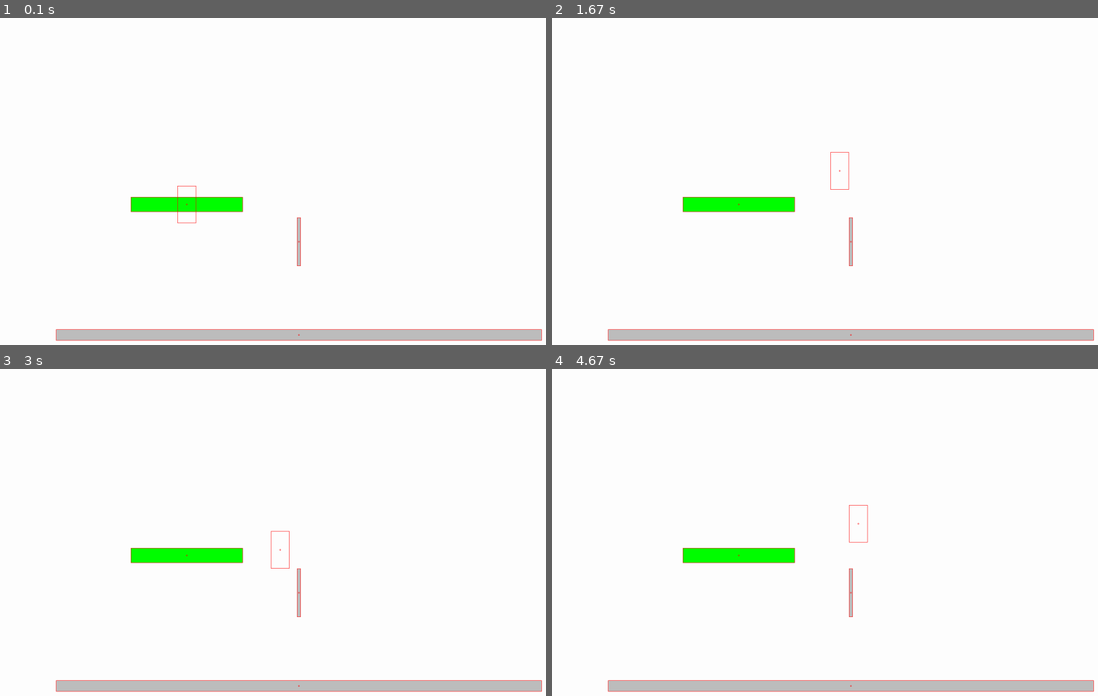
Above: before the commit, frames 1-4 (two rows, left to right).
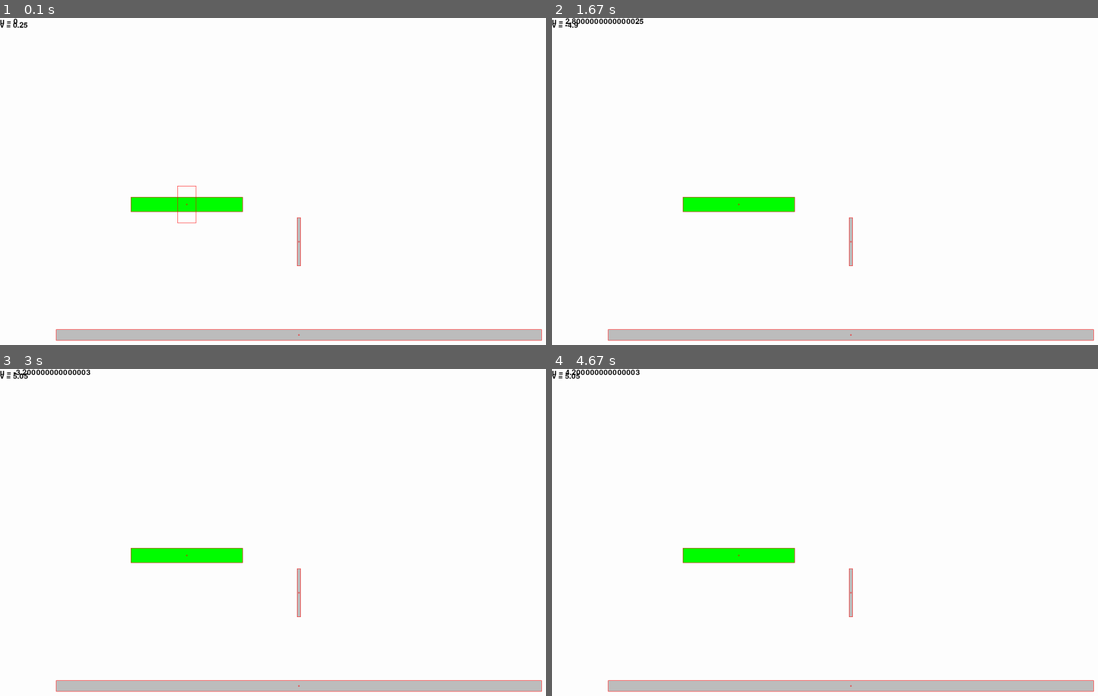
Above: after the commit, the same moments.

Repository: binnev/pygame_sandbox
Game: pygame game, started from fighting_game/__main__.py
The game is run twice, just before and just after one commit, with the same random seed, the same clock (stepped at 60 frames per second) and the same inputs.
Inputs:
- Up to frame 1 (0.1 s): no input
- Up to frame 2 (1.67 s): hold Space 0.33-0.8 s; hold D 0.33-0.8 s; hold D 0.83-1.3 s; tap Space at 0.9, 1.2, 1.4 s; hold W 1.33-1.63 s
- Up to frame 3 (3 s): hold D 1.67-2.13 s; tap Space at 1.73, 2.03, 2.23, 2.53, 2.8 s; hold A 2.17-2.7 s; hold S from 2.73 s (still down)
- Up to frame 4 (4.67 s): release S at 3.03 s; hold A 3.07-3.47 s; tap Space at 3.13, 3.43, 3.57, 3.97, 4.27, 4.63 s; hold W 3.5-3.87 s; hold D 3.9-4.53 s; hold S from 4.57 s (still down)

The runs differ from the first frame. In frame 1, less than 0.1% of the frame differs, in the area x 0-6%, y 0-4%; in frame 2, 0.3%; in frame 3, 0.3%, in the area x 0-54%, y 0-62%; in frame 4, 0.3%.

Commit message:
Got droppable platforms and jumping working

Diff:
--- a/fighting_game/inputs.py
+++ b/fighting_game/inputs.py
@@ -25,5 +25,5 @@
     A = pygame.K_j
     B = pygame.K_i
     X = pygame.K_o
-    Y = pygame.K_p
-    START = pygame.K_SPACE
+    Y = pygame.K_SPACE
+    START = pygame.K_p
--- a/fighting_game/objects.py
+++ b/fighting_game/objects.py
@@ -1,3 +1,4 @@
+from numpy.core._multiarray_umath import sign
 import pygame
 from pygame import Color, Surface
 from pygame.rect import Rect
@@ -102,10 +103,98 @@
 
     def __init__(self, x, y, input=FightingGameInput, facing_right=True):
         super().__init__(x, y, input, facing_right)
-        self.state = self.state_debug
+        self.state = self.state_fall
+        self.gravity = 0.05
+        self.jump_power = 20
+        self.air_resistance = 0.1
 
     def update(self):
         self.state()
+        self.update_physics()
+
+    def draw(self, surface: Surface, debug: bool = False):
+        super().draw(surface, debug)
+
+        def tprint(surface, x, y, textString):
+            font = pygame.font.Font(None, 30)
+            textBitmap = font.render(textString, True, Color("black"))
+            surface.blit(textBitmap, (x, y))
+
+        tprint(surface, 0, 0, f"u = {self.u}")
+        tprint(surface, 0, 10, f"v = {self.v}")
+
+    @property
+    def airborne(self):
+        return True
+
+    def update_physics(self):
+        if self.airborne:
+            self.v += self.gravity
+            magnitude = abs(self.u)
+            direction = sign(self.u)
+            speed = magnitude - self.air_resistance
+            speed = speed if speed > 0 else 0
+            self.u = speed * direction
+
+        # update horizontal position and handle platform collisions
+        self.x += self.u
+        platforms = pygame.sprite.spritecollide(self, self.level.platforms, dokill=False)
+        moving_right = self.u > 0
+        for plat in platforms:
+            if plat.droppable:
+                pass  # you can move horizontally through droppable platforms
+            else:
+                if moving_right:
+                    self.rect.right = min([self.rect.right, plat.rect.left])
+                else:
+                    self.rect.left = max([self.rect.left, plat.rect.right])
+                self.u = 0
+
+        # update vertical position and handle platform collisions
+        old_rect = Rect(self.rect)  # remember previous position
+        self.y += self.v
+        platforms = pygame.sprite.spritecollide(self, self.level.platforms, dokill=False)
+        moving_down = self.v > 0
+        for plat in platforms:
+            # droppable platforms
+            if plat.droppable:
+                if moving_down:
+                    # if character was already inside the platform, or player is holding down
+                    if (old_rect.bottom > plat.rect.top) or self.input.is_down(self.input.DOWN):
+                        pass
+                    # if character was above the platform and not holding down
+                    else:
+                        # don't go through the platform
+                        self.rect.bottom = min([self.rect.bottom, plat.rect.top])
+                        self.v = 0
+                else:  # if travelling up
+                    pass  # you can go upwards through droppable platforms
+
+            # solid platforms
+            else:
+                if moving_down:
+                    self.rect.bottom = min([self.rect.bottom, plat.rect.top])
+                    self.v = 0
+                else:
+                    self.rect.top = max([self.rect.top, plat.rect.bottom])
+                    self.v = 0
+
+    def state_fall(self):
+        # jump
+        if self.input.is_down(self.input.Y):
+            self.v = -self.jump_power
+
+        if self.input.is_down(self.input.LEFT):
+            self.u = -self.speed
+
+        if self.input.is_down(self.input.RIGHT):
+            self.u = self.speed
+
+        if self.input.is_down(self.input.UP):
+            self.v = -self.speed
+
+        if self.input.is_down(self.input.DOWN):
+            self.v = self.speed
 
     def state_debug(self):
         if self.input.is_down(self.input.LEFT):
